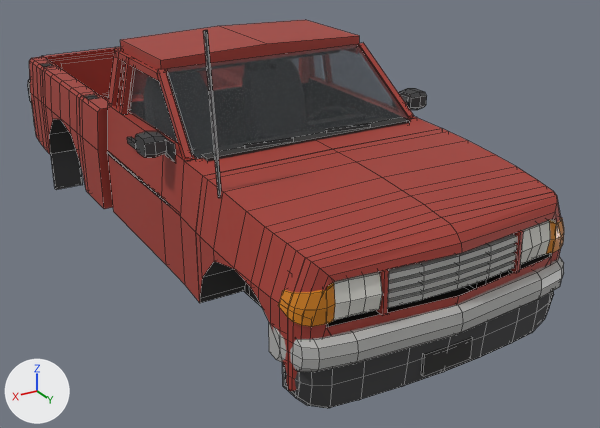
Before and after pictures for a commit that changed the Blender file assets/models/src/ranger.blend.
Rendered twice from a camera (50 mm lens) standing at (2.39, 4.46, 2.65) and looking at (-0.22, 0.11, 0.47). Every picture has the same lights, and +X, +Y and +Z are marked at lower left. The older version comes first. Mesh edges are drawn as thin lines.

Names of what the first picture shows: 'Ranger', 'RangerGlassPanes'.
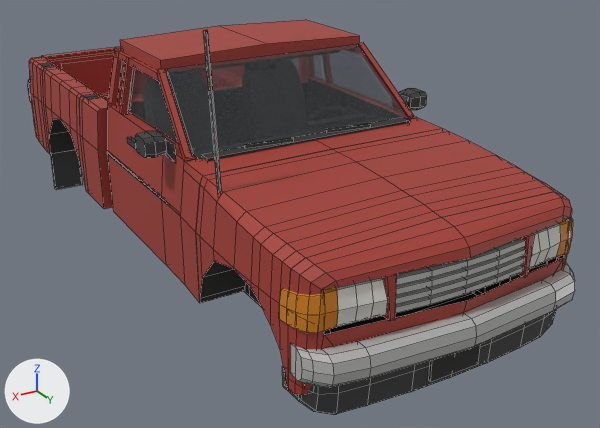
What the commit changed:
me_ranger is used by ob_ranger; location (0.0, 0.0, 0.0).
me_ranger had 1941 vertices, 1679 faces and spanned x -0.94..0.94, y -2.65..1.96, z 0.11..1.93.
me_ranger now has 1971 vertices, 1709 faces and spans x -0.94..0.94, y -2.65..2.05, z 0.11..1.93.
me_ranger part 1: the loose piece of 20 vertices spanning x -0.39..0.39, y 1.83..1.9, z 0.79..0.83 is moved by (0.0, 0.06, 0.0).
me_ranger part 2: the loose piece of 20 vertices spanning x -0.39..0.39, y 1.84..1.9, z 0.84..0.88 is moved by (0.0, 0.06, 0.0).
me_ranger part 3: the loose piece of 20 vertices spanning x -0.39..0.39, y 1.84..1.9, z 0.89..0.92 is moved by (0.0, 0.05, 0.0).
me_ranger part 4: the loose piece of 20 vertices spanning x -0.39..0.39, y 1.83..1.9, z 0.93..0.97 is moved by (0.0, 0.05, 0.0).
me_ranger part 5: the loose piece of 8 vertices spanning x -0.15..0.15, y 1.86..1.88, z 0.36..0.48 is moved by (0.0, 0.06, 0.0).
me_ranger part 6: the loose piece of 50 vertices spanning x -0.84..-0.41, y 1.69..1.88, z 0.78..0.98 is rebuilt with 50 vertices and now spans x -0.84..-0.41, y 1.69..1.93, z 0.78..0.98.
me_ranger part 7: the loose piece of 50 vertices spanning x 0.41..0.84, y 1.69..1.88, z 0.78..0.98 is rebuilt with 50 vertices and now spans x 0.41..0.84, y 1.69..1.93, z 0.78..0.98.
me_ranger part 8: 119 vertices moved from x -0.83..0.83, y 1.7..1.92, z 0.3..1.1 to x -0.83..0.83, y 1.7..1.97, z 0.3..1.1; 62 vertices removed from x -0.84..0.84, y 1.6..1.96, z 0.56..0.97; 92 vertices added at x -0.83..0.83, y 0.58..2.05, z 0.54..1.12.
Other edits to the shape of me_ranger do not show in these pictures.

What differs and where, as boxes [x1, y1, x2, y2] in the pictures (600 x 428 px; the box of a moved part takes in the faces that stretch with it):
'Ranger', reshaped: before [28, 20, 564, 408]; after [28, 20, 575, 415]
part 1 of me_ranger, moved or reshaped: before [387, 261, 515, 308]; after [395, 265, 523, 313]
part 2 of me_ranger, moved or reshaped: before [388, 253, 516, 299]; after [395, 257, 524, 304]
part 3 of me_ranger, moved or reshaped: before [388, 244, 517, 290]; after [396, 248, 525, 295]
part 4 of me_ranger, moved or reshaped: before [387, 234, 517, 280]; after [394, 238, 525, 285]
part 5 of me_ranger, moved or reshaped: before [421, 337, 473, 376]; after [429, 344, 480, 382]
part 6 of me_ranger, rebuilt (6% taller): before [520, 217, 564, 264]; after [529, 218, 573, 268]
part 7 of me_ranger, rebuilt: before [279, 271, 382, 327]; after [279, 277, 388, 333]
part 8 of me_ranger, moved or reshaped: before [269, 192, 564, 408]; after [181, 162, 575, 415]
